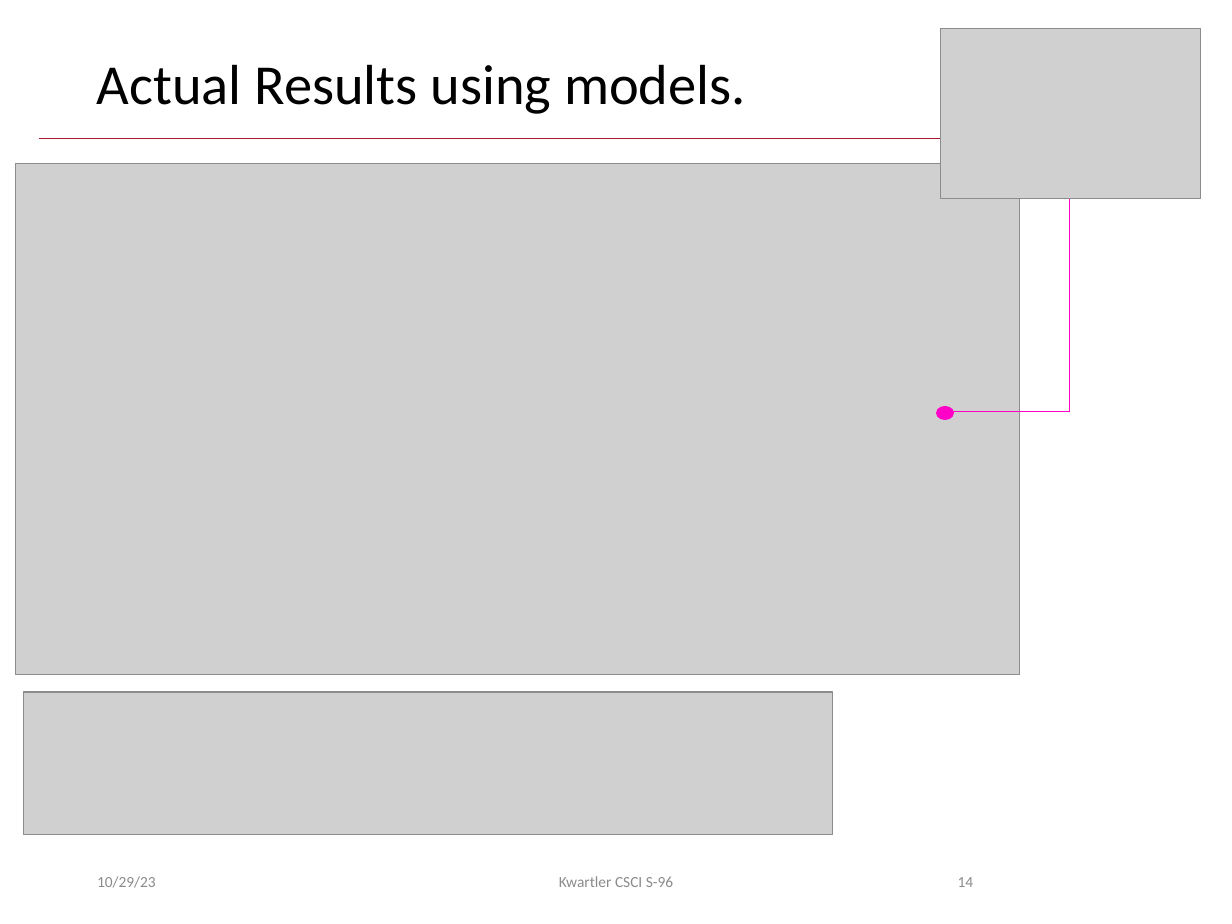
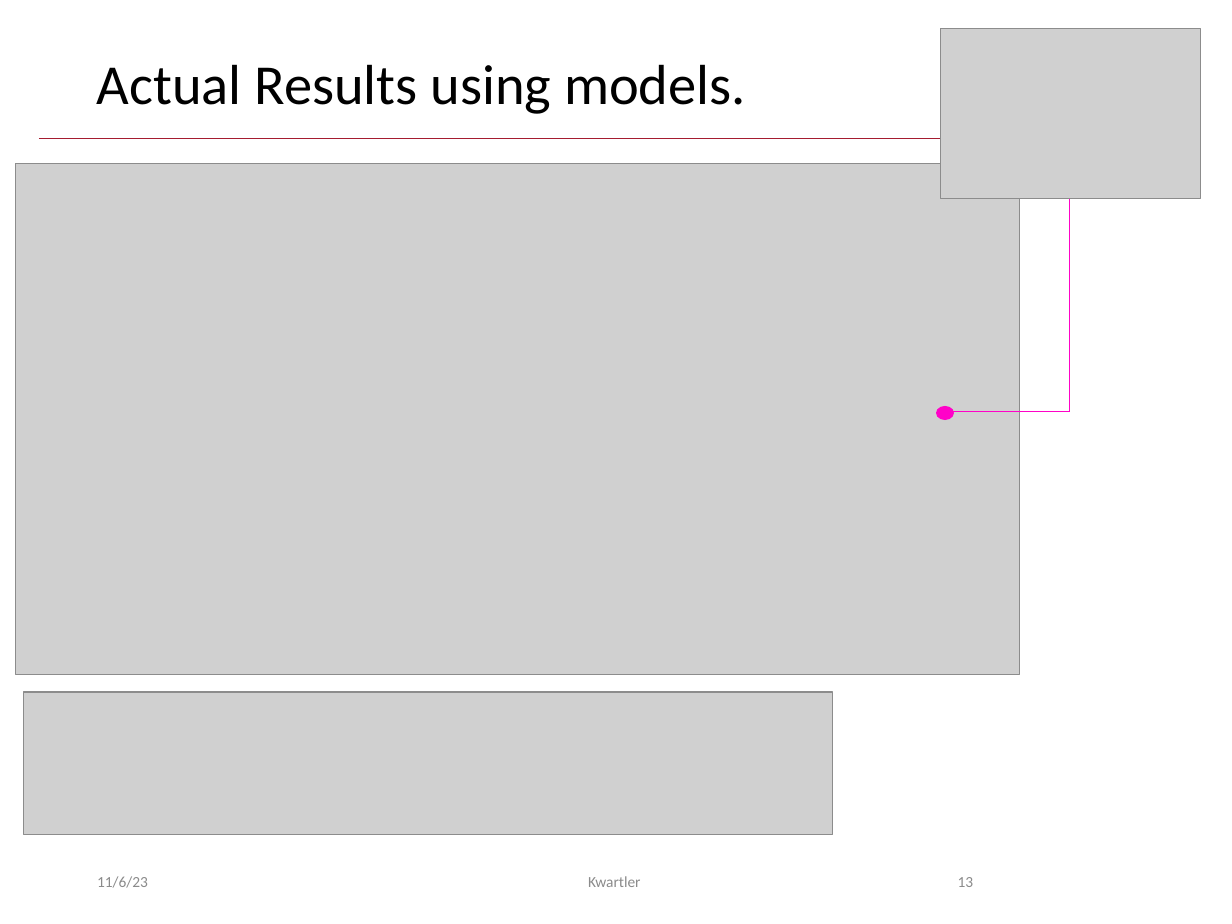
Before and after one commit to kwartler/Harvard_DataMining_Business_Student, a slide deck: slide 13 of Lessons/H_Equities_CreditModeling/B_ConsumerCredit.pptx (slide 14 before the commit). Drawn at 1232x924 pixels with LibreOffice and Linux fonts; fonts in the diff are those of the drawing; grey boxes stand for pictures; background and template pictures are left out. Boxes give left, top, right and bottom in pixels: in the first picture for what was removed or moved away, otherwise in the second. Text is boxed around its words. In the diff, an @@ line names an element or a change of style, - is before the commit and + after.

```diff
--- a/Lessons/H_Equities_CreditModeling/B_ConsumerCredit.pptx
+++ b/Lessons/H_Equities_CreditModeling/B_ConsumerCredit.pptx
@@ text at [97,876,148,888]: text changed @@
-10/29/23
+11/6/23
@@ text at [588,876,641,887]: text changed @@
-Kwartler CSCI S-96
+Kwartler
@@ page number at [958,877,974,887]: text changed @@
-14
+13
```
Also in this commit, not shown: 12 other slides changed, 1 slide removed, 2 other files.
